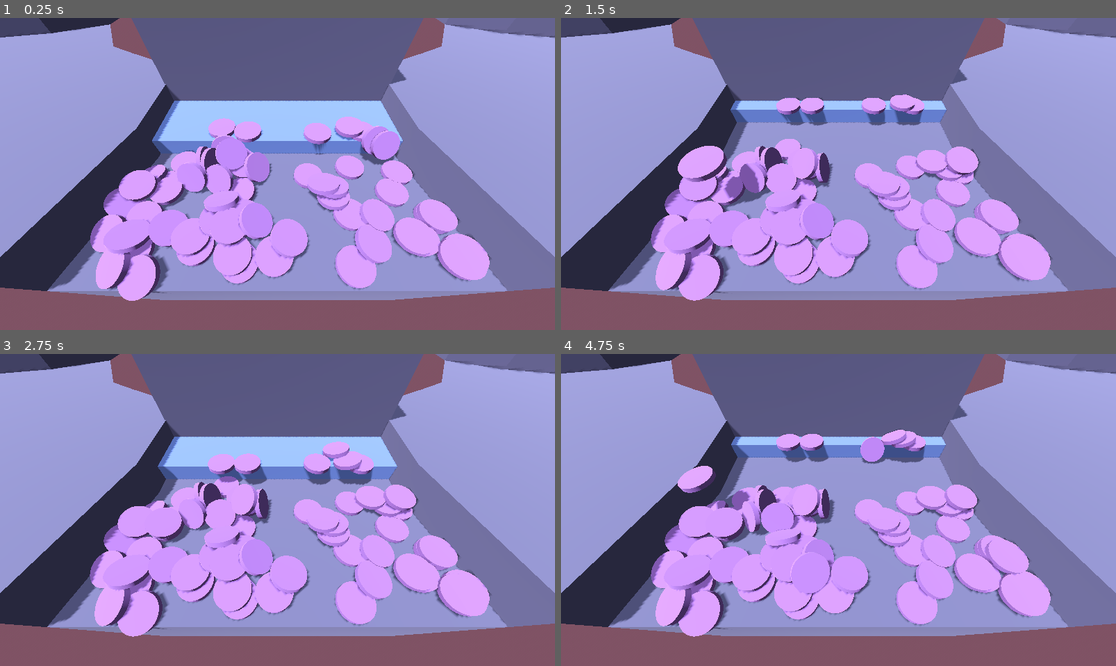
Above: before the commit, frames 1-4 (two rows, left to right).
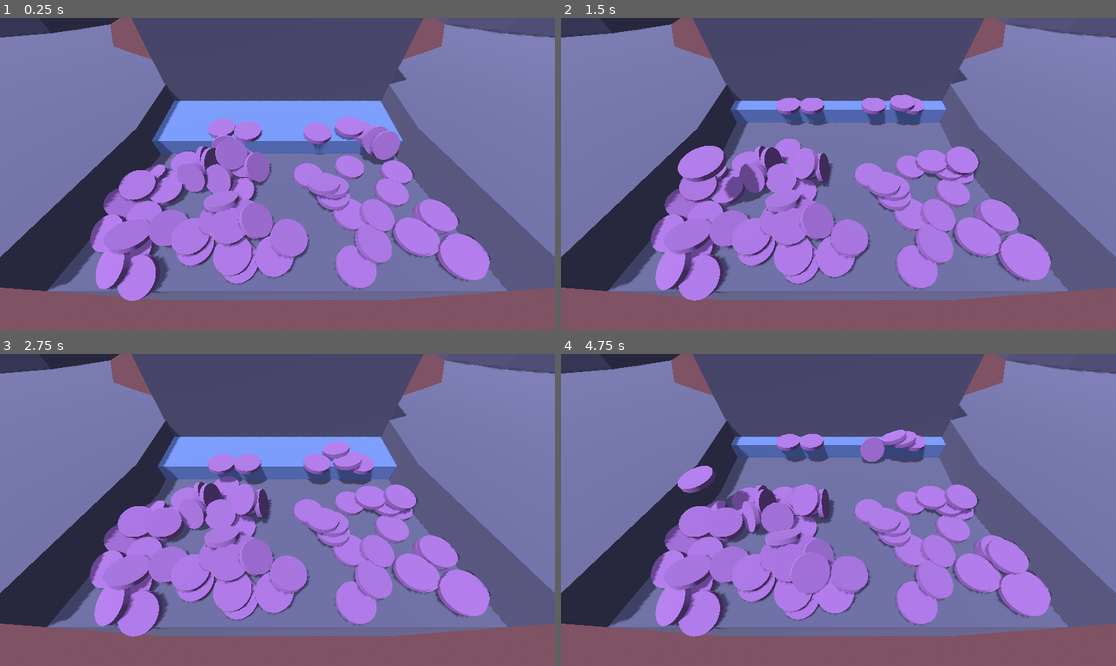
Above: after the commit, the same moments.

Repository: kennethbchen/Coin-Pusher-Game
Game: Godot game, scene res://Game.tscn
The game is run twice, just before and just after one commit, with the same random seed, the same clock (stepped at 60 frames per second) and the same inputs.
Inputs (mouse positions are in pixels of both pictures, inside the frame that each line leads up to):
- Up to frame 1 (0.25 s): no input
- Up to frame 2 (1.5 s): move the mouse to (960, 158) at 0.52 s; press the mouse at (960, 158) at 0.53 s; move the mouse to (727, 189) at 1.27 s; release the mouse at (727, 189) at 1.28 s; click (727, 189) at 1.35 s
- Up to frame 3 (2.75 s): move the mouse to (333, 441) at 2.02 s; press the mouse at (333, 441) at 2.03 s
- Up to frame 4 (4.75 s): move the mouse to (810, 572) at 2.77 s; release the mouse at (810, 572) at 2.78 s; click (810, 572) at 2.85 s; move the mouse to (1005, 556) at 3.52 s; press the mouse at (1005, 556) at 3.53 s; move the mouse to (672, 463) at 4.27 s; release the mouse at (672, 463) at 4.28 s; click (672, 463) at 4.35 s

The runs differ from the first frame. In frame 1, 71% of the frame differs, in the area x 0-100%, y 0-91%; in frame 2, 71%; in frame 3, 71%; in frame 4, 71%.

Commit message:
Reduced sun light

Diff:
--- a/Game.tscn
+++ b/Game.tscn
@@ -10,7 +10,6 @@
 [ext_resource type="PackedScene" uid="uid://c40s12674ymbj" path="res://Models/CoinPusher/CoinPusher.gltf" id="7_bk6p4"]
 
 [sub_resource type="CameraAttributesPractical" id="CameraAttributesPractical_nub80"]
-auto_exposure_enabled = true
 auto_exposure_scale = 0.08
 auto_exposure_speed = 4.34
 dof_blur_far_distance = 244.52
@@ -65,7 +64,6 @@
 
 [node name="DirectionalLight3D" type="DirectionalLight3D" parent="Env"]
 transform = Transform3D(0.614276, 0.714692, 0.334484, -0.0960912, -0.35298, 0.930684, 0.783218, -0.603838, -0.148151, -0.00509369, 8.25412, 0.0035336)
-light_energy = 2.051
 shadow_enabled = true
 shadow_opacity = 0.83
 directional_shadow_mode = 1
